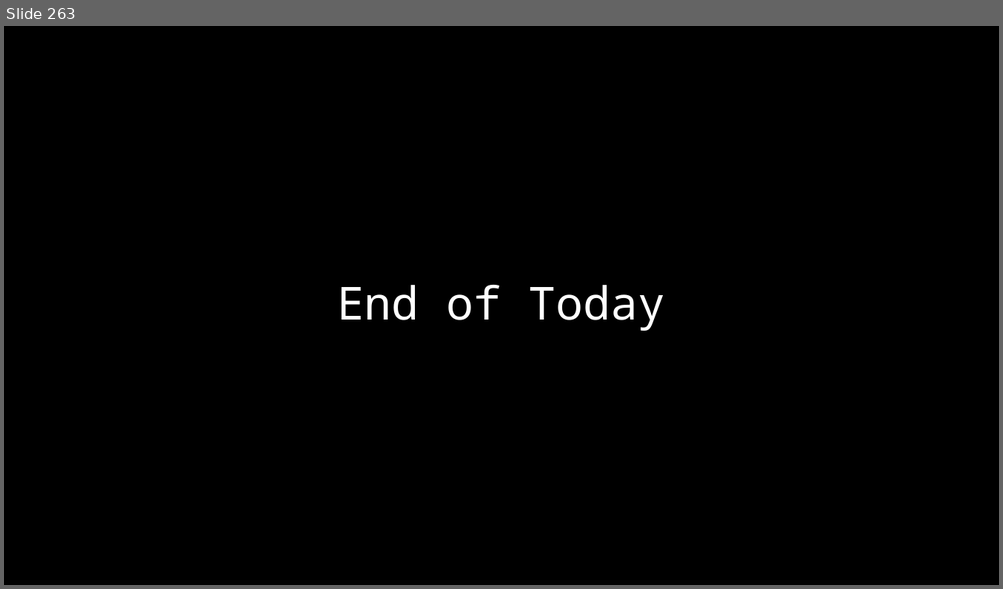
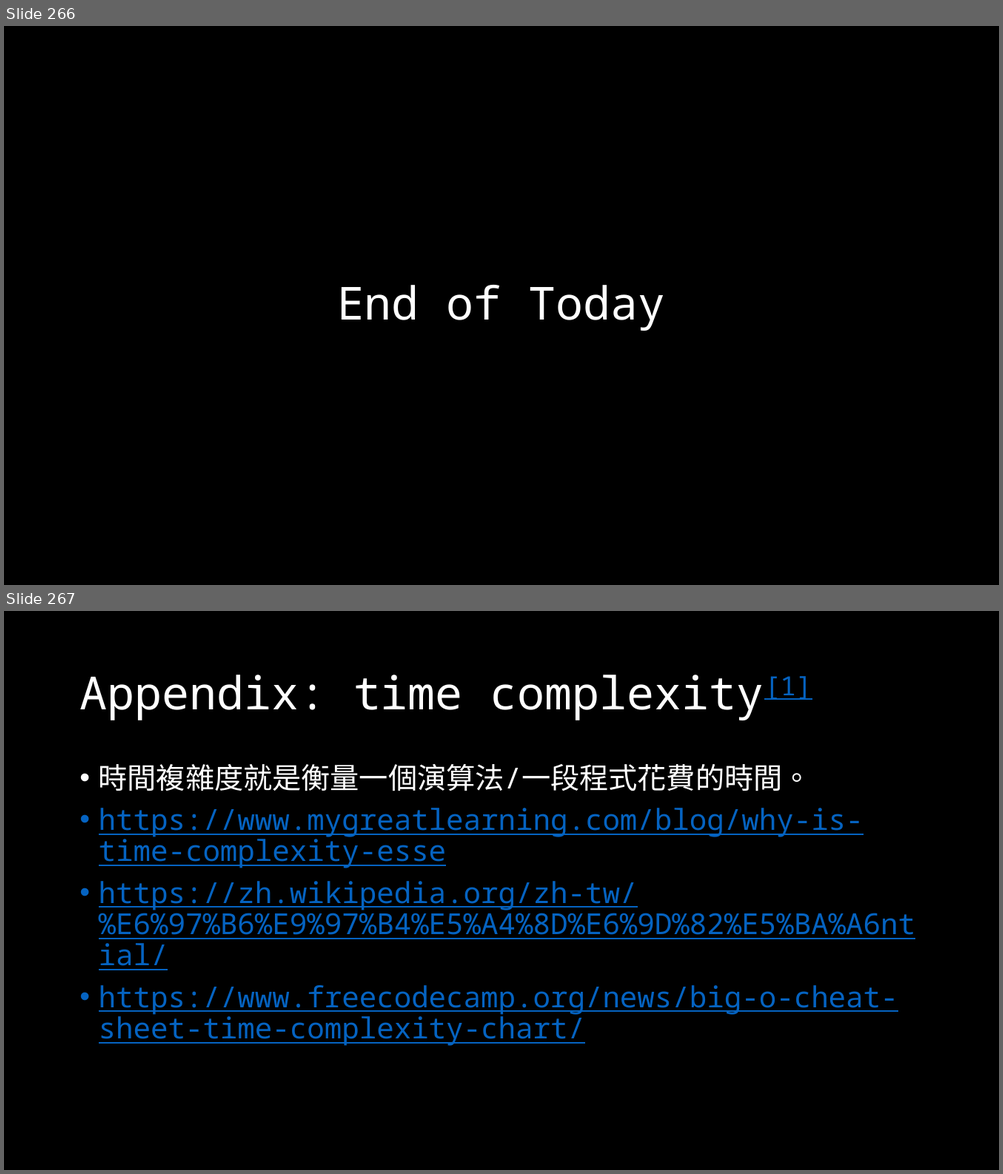
Before and after one commit to OEmiliatanO/those_c_prog_didnt_teach, a slide deck: Ch4/Ch4-algorithm.pptx. Shown one above the other, each under a label of ours: slide 263 before the commit, slides 266 and 267 after it. The pictures are 1003x589 and 1003x1174 pixels, drawn with LibreOffice and Linux fonts; fonts in the diff are those of the drawing. Boxes give left, top, right and bottom in pixels: in the first picture for what was removed or moved away, otherwise in the second. Text is boxed around its words. In the diff, an @@ line names an element or a change of style, - is before the commit and + after.

```diff
--- a/Ch4/Ch4-algorithm.pptx
+++ b/Ch4/Ch4-algorithm.pptx
@@ slide 267 added at bbox=[4, 611, 999, 1170], background #000000 @@
@@ title added at bbox=[79, 675, 811, 721], 44 pt, text #FFFFFF @@
+Appendix: time complexity[1]
@@ text added at bbox=[99, 764, 916, 1046], 28 pt, text #0563C1, underline @@
+• 時間複雜度就是衡量一個演算法/一段程式花費的時間。
+• https://www.mygreatlearning.com/blog/why-is-time-complexity-esse
+• https://zh.wikipedia.org/zh-tw/%E6%97%B6%E9%97%B4%E5%A4%8D%E6%9D%82%E5%BA%A6ntial/
+• https://www.freecodecamp.org/news/big-o-cheat-sheet-time-complexity-chart/
@@ what was slide 263 is now slide 266 @@
```
Also in this commit, not shown: 1 slide changed, 3 other slides added.
